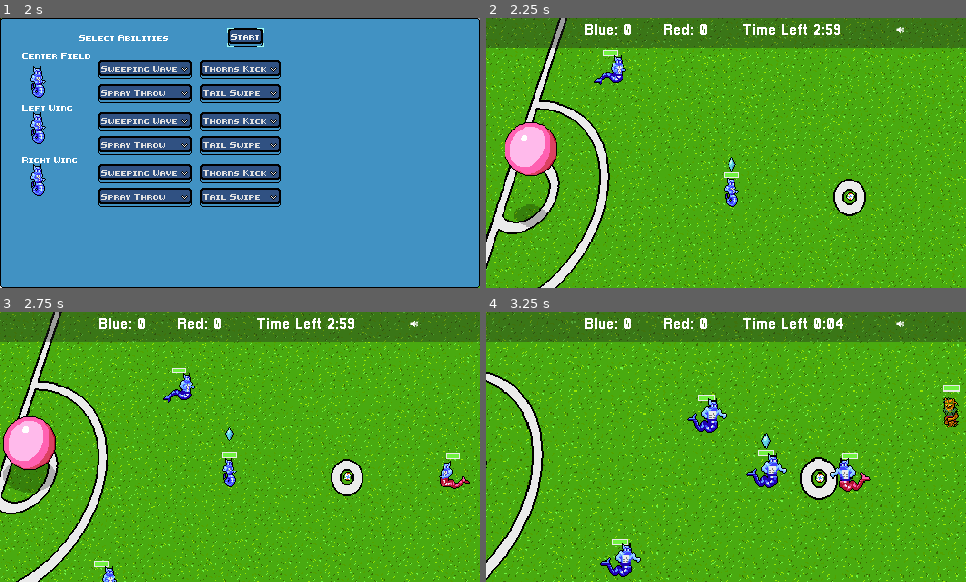
Above: before the commit, frames 1-4 (two rows, left to right).
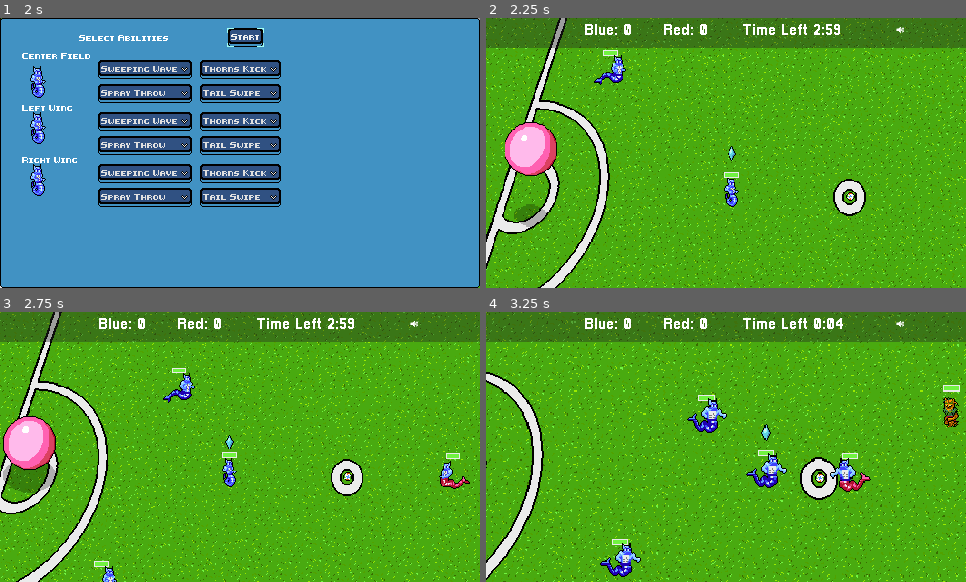
Above: after the commit, the same moments.

Repository: gamkedo-la/Elementaball
Game: Godot game, scene res://UI/StartMenu.tscn
Two runs of this game, one before a commit and one after it. Both use one fixed random seed, a clock stepped at 60 frames per second and the inputs below.
Inputs (mouse positions are in pixels of both pictures, inside the frame that each line leads up to):
- Up to frame 1 (2 s): click "New Game" at 0.5 s; click "Next" at 1.25 s
- Up to frame 2 (2.25 s): click "Start" at 2 s
- Up to frame 3 (2.75 s): no input
- Up to frame 4 (3.25 s): move the mouse to (802, 328) at 2.77 s; hold Right (ui_right) from 2.78 s (still down); hold T (time_hack) from 2.78 s (still down)

Frame 1 is identical in both runs. In frame 2, less than 0.1% of the frame differs, in the area x 50-53%, y 47-58%; in frame 3, less than 0.1%; in frame 4, 0.1%, in the area x 57-60%, y 41-51%.

Commit message:
Fixed tackling animation bug

Diff:
--- a/Node2D.tscn
+++ b/Node2D.tscn
@@ -413,7 +413,7 @@
 
 [node name="AnimatedSprite" parent="Player/Health Bar" index="1"]
 visible = true
-frame = 7
+frame = 4
 
 [node name="AnimationTree" parent="Player" index="1"]
 parameters/playback = SubResource( 1 )
@@ -430,7 +430,7 @@
 starting_stats = ExtResource( 10 )
 
 [node name="AnimatedSprite" parent="Player2/Health Bar" index="1"]
-frame = 7
+frame = 4
 
 [node name="AnimationTree" parent="Player2" index="1"]
 parameters/playback = SubResource( 2 )
@@ -445,7 +445,7 @@
 starting_stats = ExtResource( 10 )
 
 [node name="AnimatedSprite" parent="Player3/Health Bar" index="1"]
-frame = 7
+frame = 4
 
 [node name="AnimationTree" parent="Player3" index="1"]
 parameters/playback = SubResource( 3 )
@@ -537,7 +537,7 @@
 
 [node name="AnimatedSprite" parent="Enemy/Health Bar" index="1"]
 position = Vector2( 7.8787, -8.25085 )
-frame = 4
+frame = 1
 
 [node name="AnimationTree" parent="Enemy" index="5"]
 parameters/playback = SubResource( 17 )
@@ -562,7 +562,7 @@
 margin_bottom = -21.0
 
 [node name="AnimatedSprite" parent="Enemy3/Health Bar" index="1"]
-frame = 4
+frame = 1
 
 [node name="AnimationTree" parent="Enemy3" index="5"]
 parameters/playback = SubResource( 18 )
@@ -584,7 +584,7 @@
 margin_bottom = -21.0
 
 [node name="AnimatedSprite" parent="Enemy2/Health Bar" index="1"]
-frame = 4
+frame = 1
 
 [node name="EnemyCollider" parent="Enemy2" index="3"]
 rotation = 1.52987
--- a/Players/AIPlayer.gd
+++ b/Players/AIPlayer.gd
@@ -296,6 +296,8 @@
 			set_physics_process(true)
 
 func out_of_bounds():
+	if tacklingInProgress:
+		tackle_ended()
 
 	outOfBounds = true
 	var throwInTeam
